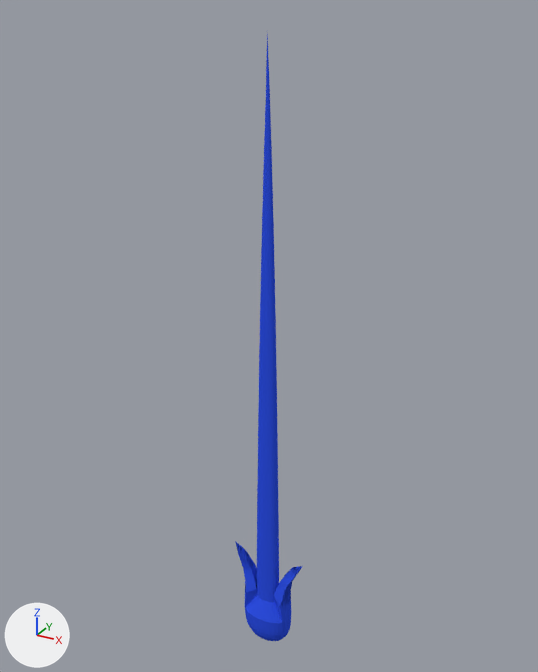
A saved change to the Blender file Assets/Models/cartmodel_final.blend.
Camera for both pictures: a camera (50 mm lens) standing at (75.6, -136.8, 144.9) and looking at (-2.0, 4.4, 74.3). Lighting does not change. The marker at lower left points along +X, +Y and +Z.

The older version as bpy lines, for what is in view:
```python
me_circle = bpy.data.meshes.new('Circle')
me_circle.from_pydata(...)  # 542 vertices, 445 faces, 38 loose edges; spans x -2.7..2.7, y -2.01..2.01, z -5.44..5.44
me_circle.materials.append(mat_material_001)  # blue #3051e7
me_circle_004 = bpy.data.meshes.new('Circle.004')
me_circle_004.from_pydata(...)  # 1632 vertices, 1603 faces; spans x -0.9..0.9, y -1.0..1.0, z -24.5..29.3
me_circle_004.materials.append(mat_material_001)  # blue #3051e7
ob_cart = bpy.data.objects.new('cart', me_circle)
ob_cart.location = (0.0, 0.0, -0.1)
ob_cart.scale = (3.74, 2.1, 2.62)
ob_tail = bpy.data.objects.new('tail', me_circle_004)
ob_tail.location = (0.0, 0.0, 64.3)
ob_tail.scale = (3.74, 2.1, 2.62)
```
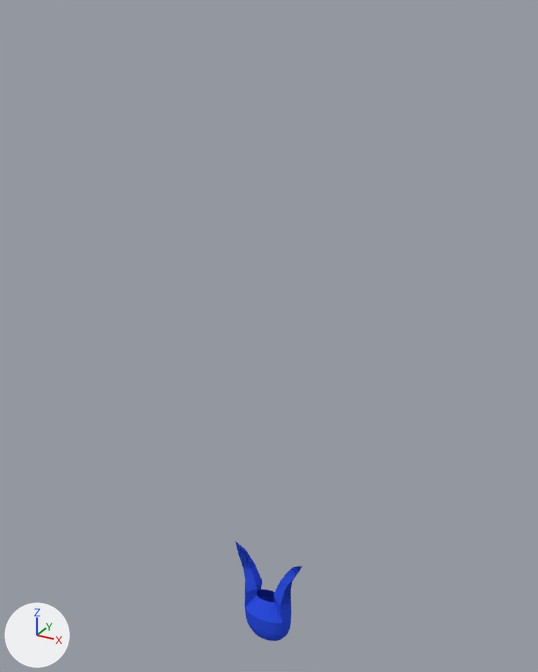
Edits to the scene script, one JSON object a line:
```json
{"op": "add", "block": "ob_tail", "code": "ob_tail.hide_viewport = True"}
```

What differs and where, as boxes (x1, y1, x2, y2) in the pictures (538 x 672 px):
```json
{"object": "tail", "change": "hidden", "before": [257, 34, 279, 602], "on screen": "blue"}
```
